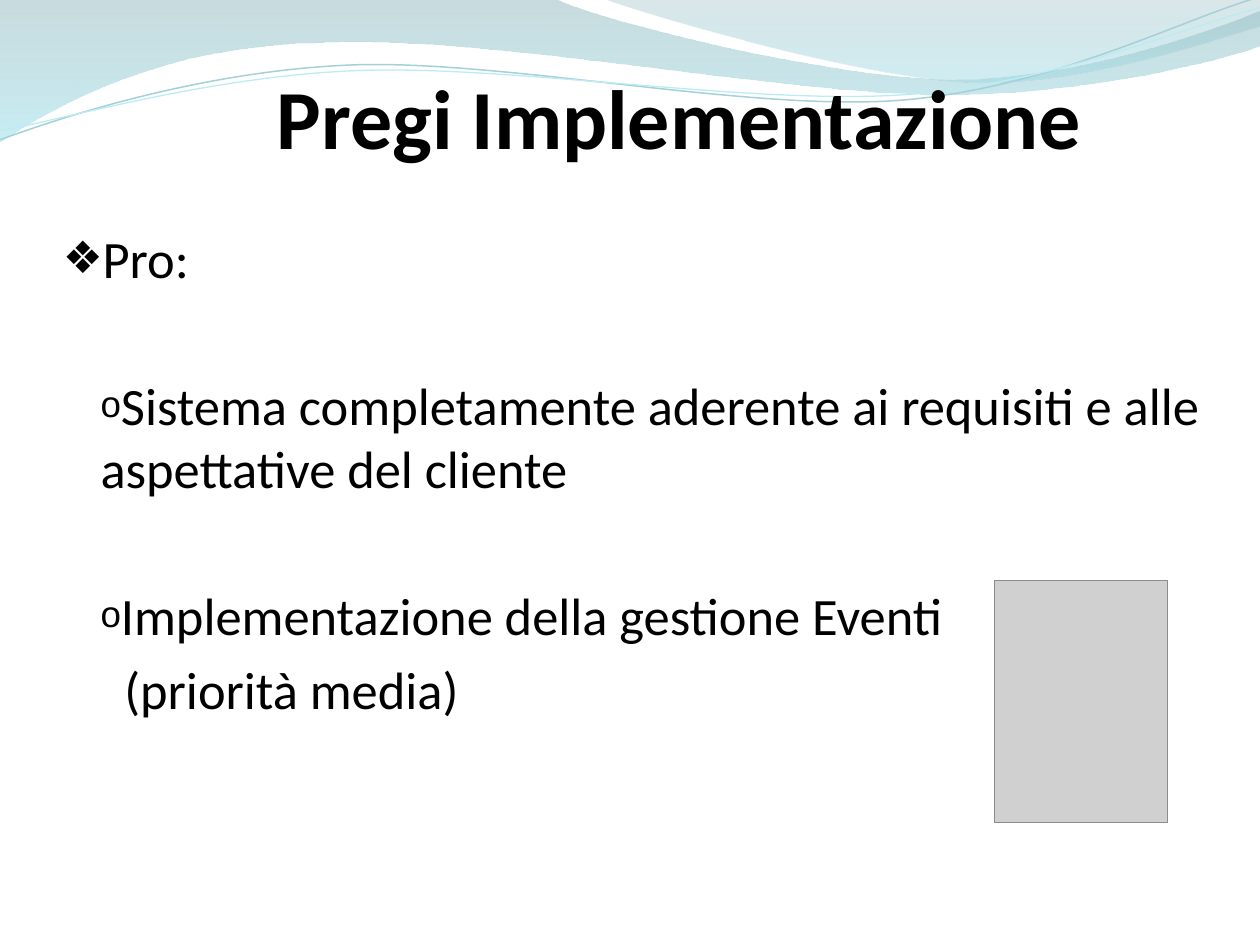
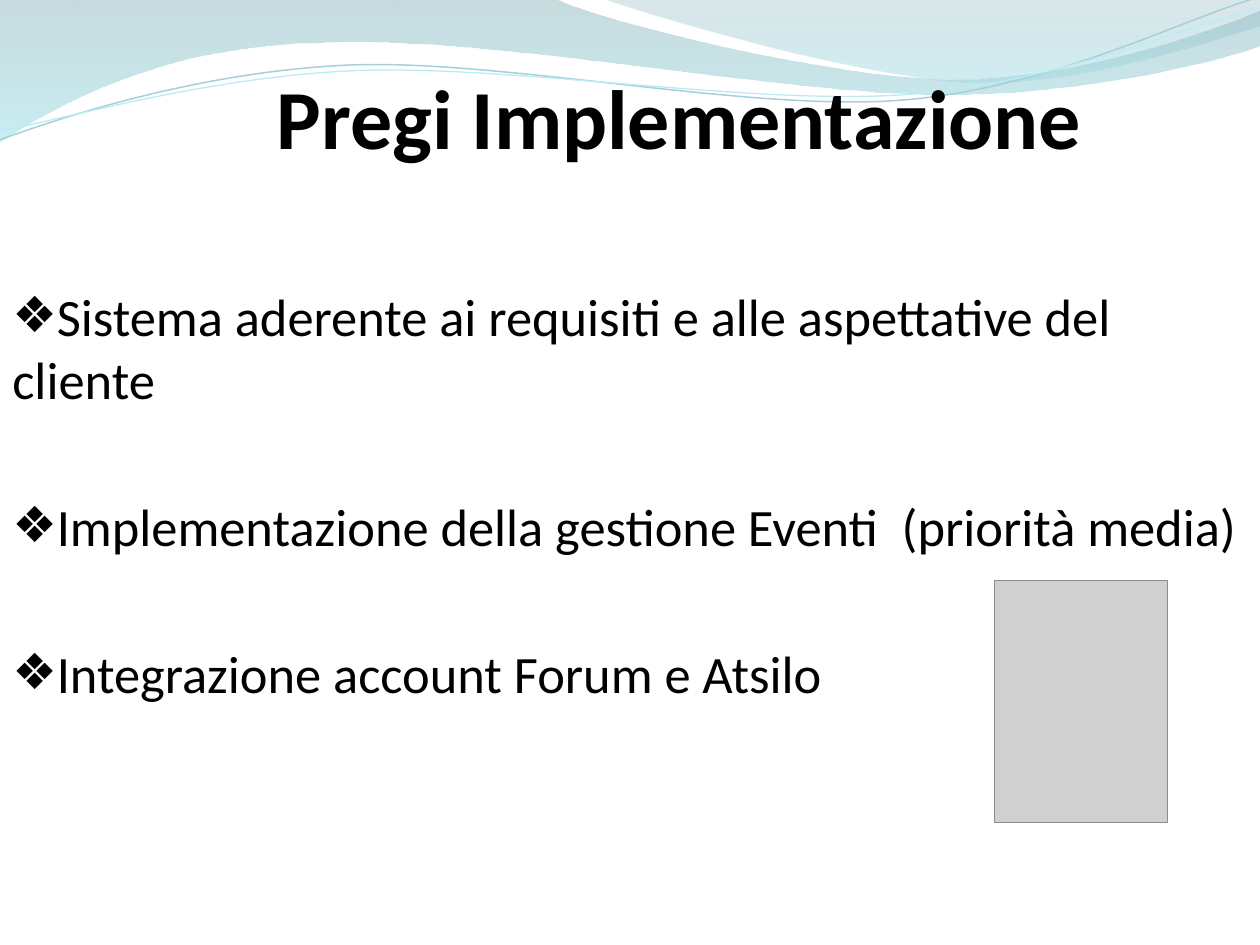
Before and after one commit to ammirate/at-silo, a slide deck: slide 32 of Presentazione/Atsilo3/Atsilo_H_PresentazioneFinale.pptx. Drawn at 1260x945 pixels with LibreOffice and Linux fonts; fonts in the diff are those of the drawing; grey boxes stand for pictures. Boxes give left, top, right and bottom in pixels: in the first picture for what was removed or moved away, otherwise in the second. Text is boxed around its words. In the diff, an @@ line names an element or a change of style, - is before the commit and + after.

```diff
--- a/Presentazione/Atsilo3/Atsilo_H_PresentazioneFinale.pptx
+++ b/Presentazione/Atsilo3/Atsilo_H_PresentazioneFinale.pptx
@@ text at (x1=12, y1=299, x2=1236, y2=702): text changed @@
-  ❖ Pro:
-    o Sistema completamente aderente ai requisiti e alle aspettative del cliente
-    o Implementazione della gestione Eventi
-    (priorità media)
+❖ Sistema aderente ai requisiti e alle aspettative del cliente
+❖ Implementazione della gestione Eventi (priorità media)
+❖ Integrazione account Forum e Atsilo
```
Also in this commit, not shown: 8 other slides changed, 5 slides added, 1 slide removed.
